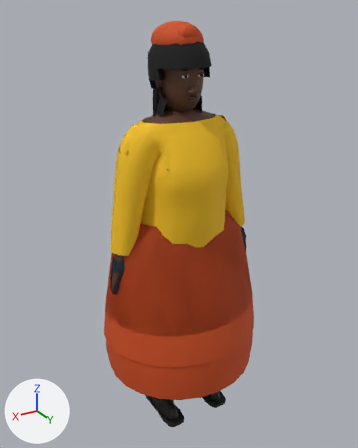
The Blender file blender/chr/chr_femme_ronde.blend: old version first, new version second.
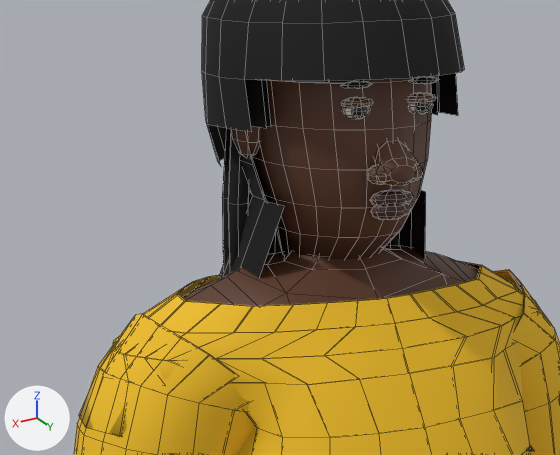
Each version appears first whole from a 50 mm camera at (0.98, 1.625, 1.699) aimed at (-0.009, -0.024, 0.875), and next in a close-up on the part from 28% to 66% of the width and 11% to 36% of the height. The lights are fixed; the arrows at lower left show +X, +Y and +Z. The last two pictures show the newer version. The close-ups show mesh edges as thin lines.

Names of what the first close-up shows: 'chr_afro', 'chr_corps', 'chr_haut', 'chr_haut_long', 'chr_meches', 'chr_tresse_7', 'chr_tresse_8' and 3 more.
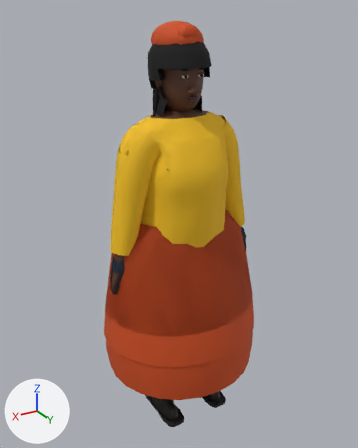
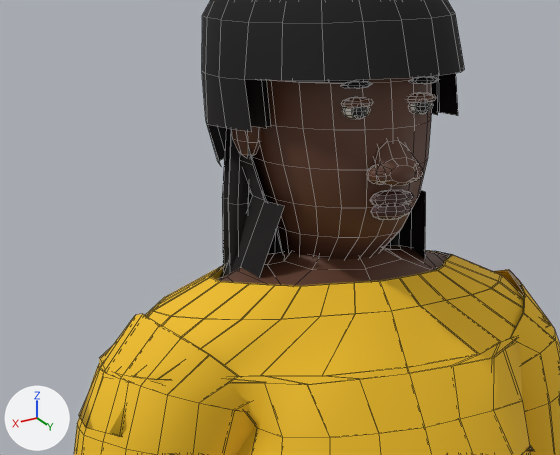
What differs and where, as boxes [x1, y1, x2, y2] in the close-ups (560 x 455 px; the box of a moved part takes in the faces that stretch with it):
'chr_haut_long', reshaped: before [74, 261, 560, 455]; after [74, 251, 560, 455]
'chr_haut', reshaped (mostly hidden): before [177, 262, 525, 326]; after [210, 251, 525, 332]
part 1 of me_chr_haut, moved or reshaped: before [177, 262, 482, 306]; after [210, 251, 452, 286]
part 2 of me_chr_haut_long, moved or reshaped: before [106, 261, 545, 385]; after [99, 251, 551, 385]

The change, as a list of edits to the scene's bpy script:
```text
Change me_chr_haut:
    used by ob_chr_haut; location = (0.0, 0.0, 0.0)
    remove me_chr_haut.from_pydata(...)  # 548 vertices, 488 faces; spans x -0.272..0.272, y -0.171..0.196, z 0.791..1.325
    add me_chr_haut.from_pydata(...)  # 548 vertices, 488 faces; spans x -0.272..0.272, y -0.171..0.196, z 0.791..1.338
    me_chr_haut part 1: 84 of 548 vertices moved; they spanned x -0.222..0.222, y -0.112..0.114, z 1.285..1.325 and now span x -0.231..0.231, y -0.118..0.124, z 1.27..1.338; mean shift (0.0, 0.0, 0.003); largest move (0.159, 0.008, 1.325) -> (0.122, 0.006, 1.338)
Change me_chr_haut_long:
    used by ob_chr_haut_long; location = (0.0, 0.0, 0.0)
    remove me_chr_haut_long.from_pydata(...)  # 644 vertices, 584 faces; spans x -0.318..0.318, y -0.173..0.198, z 0.791..1.325
    add me_chr_haut_long.from_pydata(...)  # 644 vertices, 584 faces; spans x -0.318..0.318, y -0.173..0.198, z 0.791..1.338
    me_chr_haut_long part 2: 84 of 644 vertices moved; they spanned x -0.224..0.224, y -0.114..0.116, z 1.285..1.325 and now span x -0.233..0.233, y -0.12..0.126, z 1.27..1.338; mean shift (0.0, 0.0, 0.003); largest move (0.161, 0.008, 1.325) -> (0.124, 0.006, 1.338)
```
